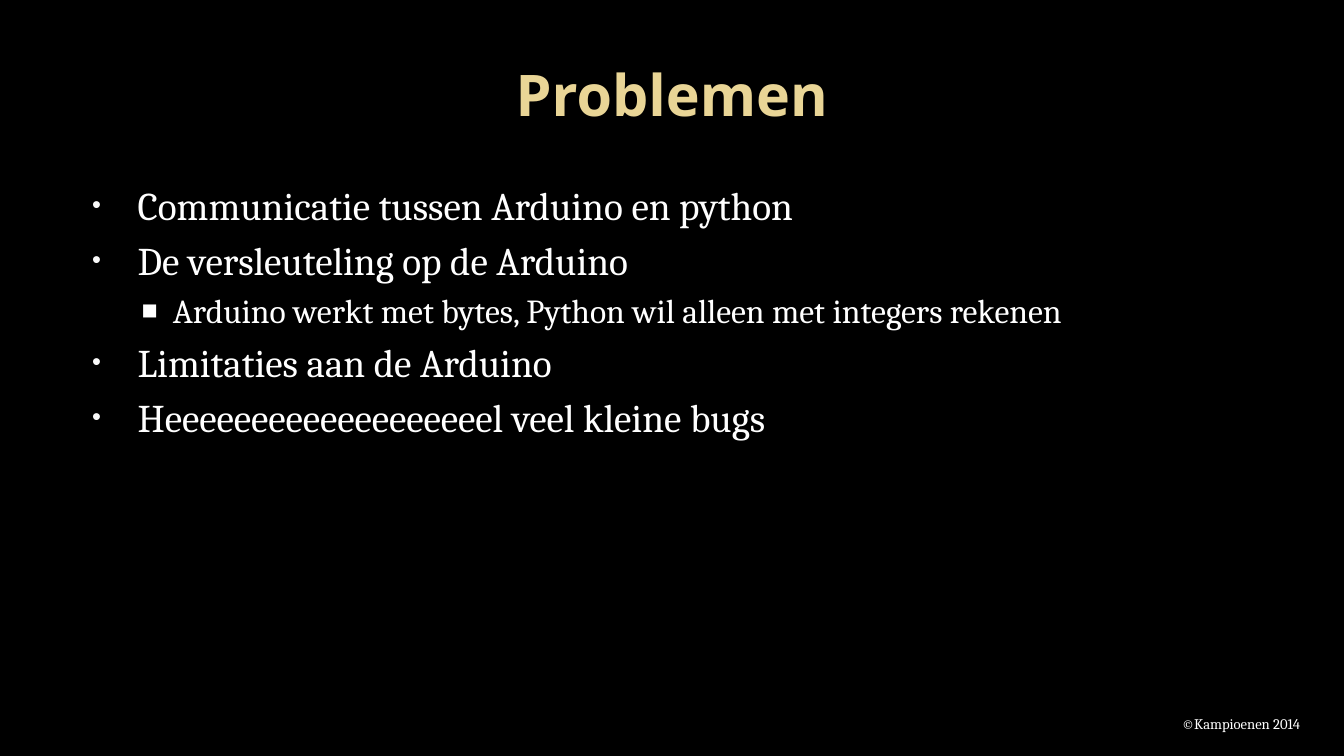
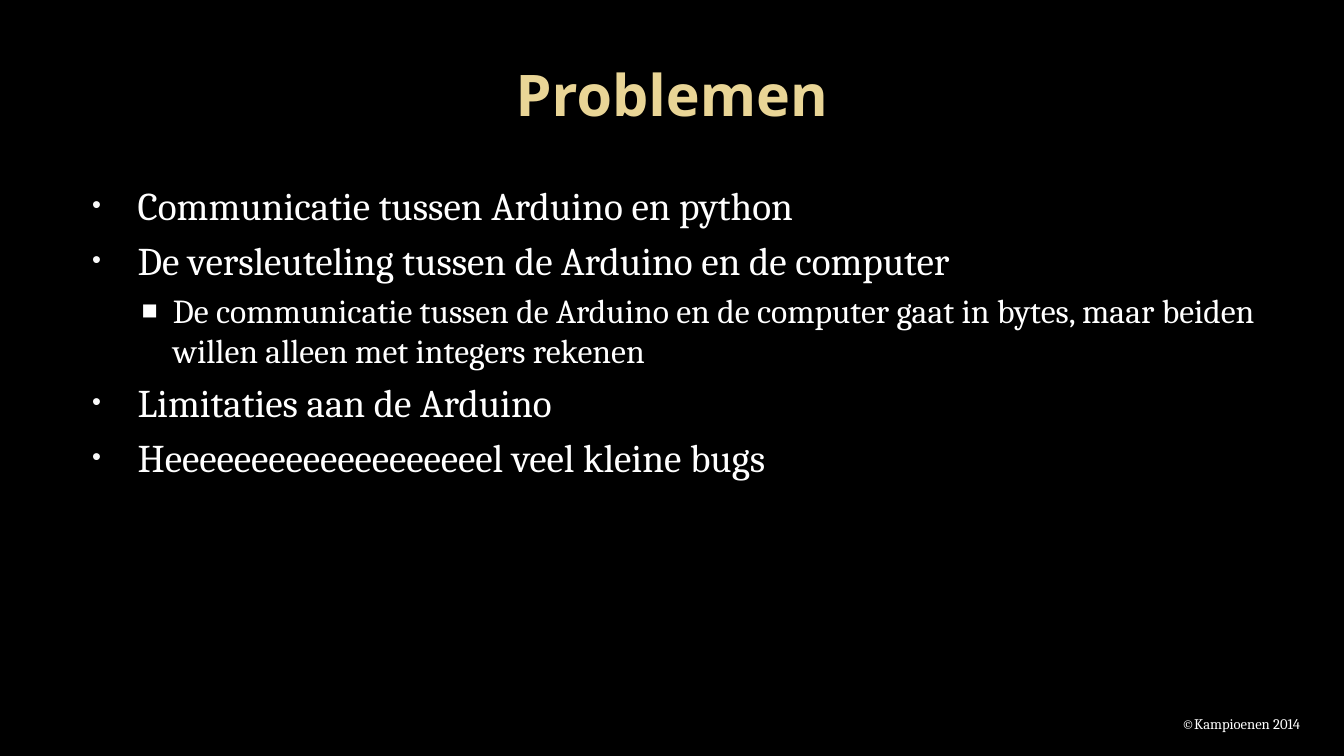
Before and after one commit to Projectgroep-18/Beveiligde-Pasjes, a slide deck: slide 12 of presentatie/Project beveiligde pasjes update.pptx. Drawn at 1344x756 pixels with LibreOffice and Linux fonts; fonts in the diff are those of the drawing; background and template pictures are left out. Boxes give left, top, right and bottom in pixels: in the first picture for what was removed or moved away, otherwise in the second. Text is boxed around its words. In the diff, an @@ line names an element or a change of style, - is before the commit and + after.

```diff
--- a/presentatie/Project beveiligde pasjes update.pptx
+++ b/presentatie/Project beveiligde pasjes update.pptx
@@ text at (138,247,1255,371): text changed @@
-• De versleuteling op de Arduino
-  ■ Arduino werkt met bytes, Python wil alleen met integers rekenen
+• De versleuteling tussen de Arduino en de computer
+  ■ De communicatie tussen de Arduino en de computer gaat in bytes, maar beiden willen alleen met integers rekenen
```
Also in this commit, not shown: 1 other file.
